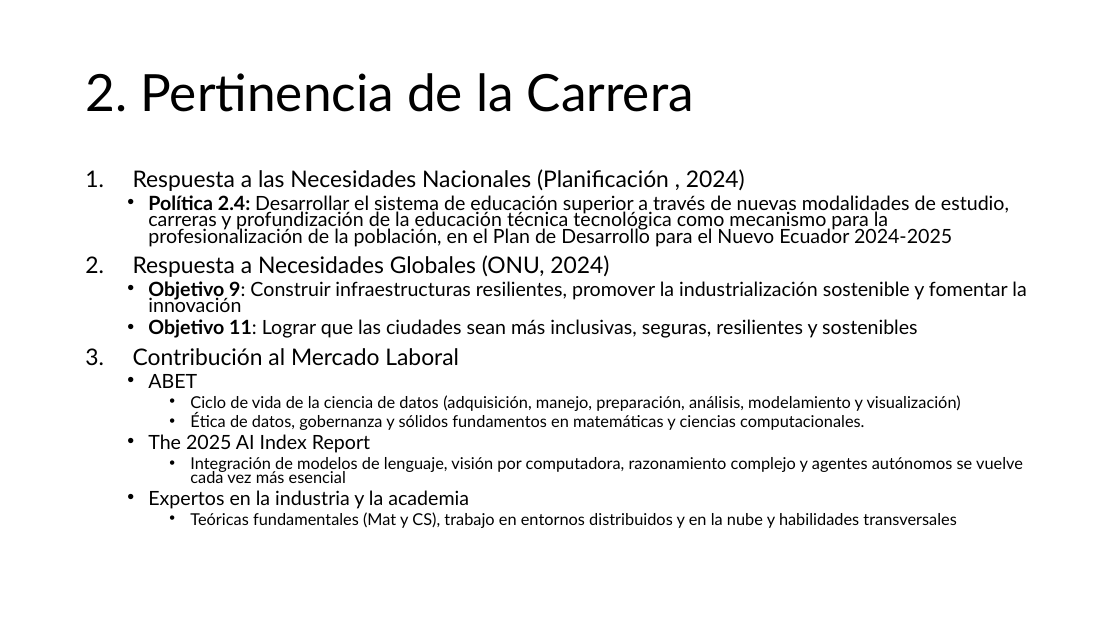
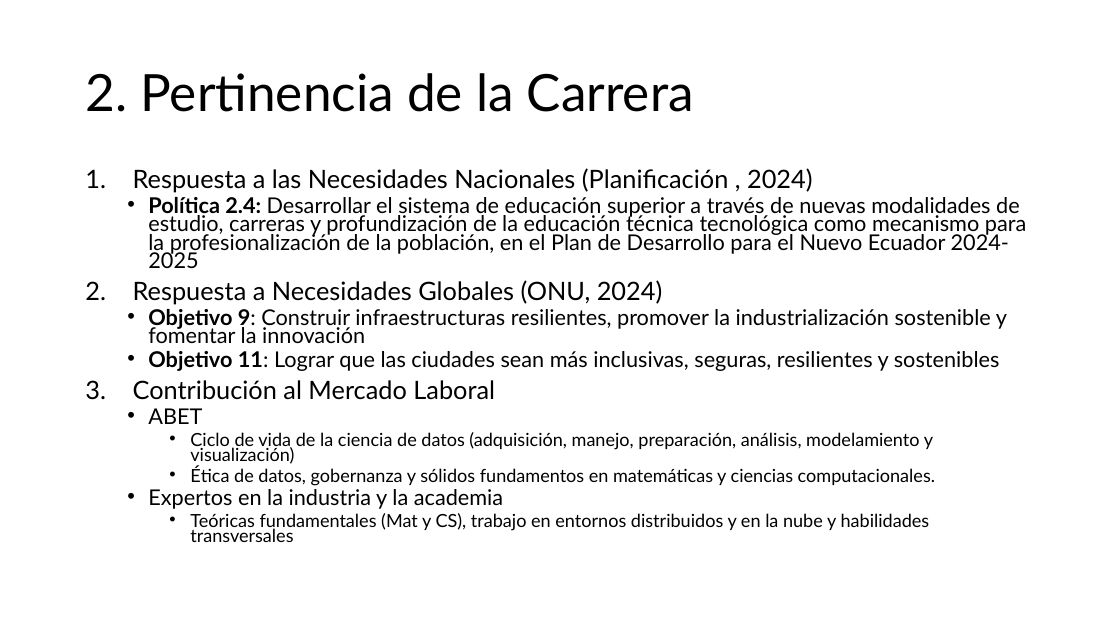
Before and after one commit to aavendan/cdia, a slide deck: slide 3 of 03 Presentación.pptx. Drawn at 1120x630 pixels with LibreOffice and Linux fonts; fonts in the diff are those of the drawing. Boxes give left, top, right and bottom in pixels: in the first picture for what was removed or moved away, otherwise in the second. Text is boxed around its words. In the diff, an @@ line names an element or a change of style, - is before the commit and + after.

Commit message:
Alineación con Tendencias Globales

```diff
--- a/03 Presentación.pptx
+++ b/03 Presentación.pptx
@@ text "Respuesta a las Necesidades Nacionales ..." at <box>133,168,1026,542</box>: size 19.6 to 21.7 pt in "Respuesta a las Necesidades Nacionales (Planificación , ...", "Respuesta a Necesidades Globales (ONU, 2024)", "Contribución al Mercado Laboral"; size 16.8 to 18.6 pt in "Política 2.4: Desarrollar el sistema de educación ...", "Objetivo 9: Construir infraestructuras resilientes, promover ...", "Objetivo 11: Lograr que las ciudades sean ...", "ABET" and 1 more places; size 14 to 15.5 pt in "Ciclo de vida de la ciencia de ...", "Ética de datos, gobernanza y sólidos fundamentos ...", "Teóricas fundamentales (Mat y CS), trabajo en ..." @@
@@ text at <box>148,434,1023,483</box>: paragraphs removed @@
-  • The 2025 AI Index Report
-    • Integración de modelos de lenguaje, visión por computadora, razonamiento complejo y agentes autónomos se vuelve cada vez más esencial
```
Also in this commit, not shown: 1 other slide changed, 1 other file.
